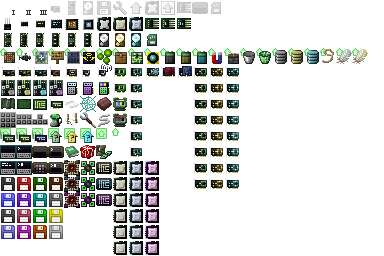
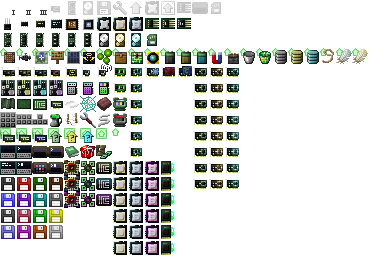
Layer changes from the first (384, 256) image to the second:
painted on "items" (2nd of 2, in "items") over [161, 161, 175, 255]
